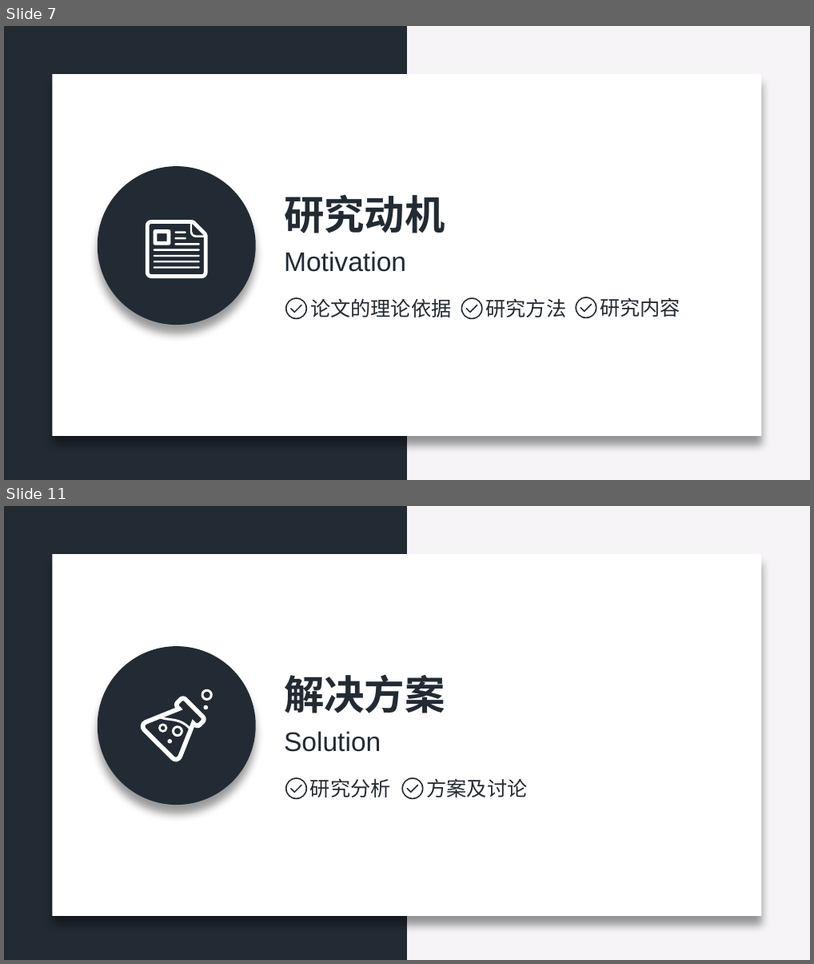
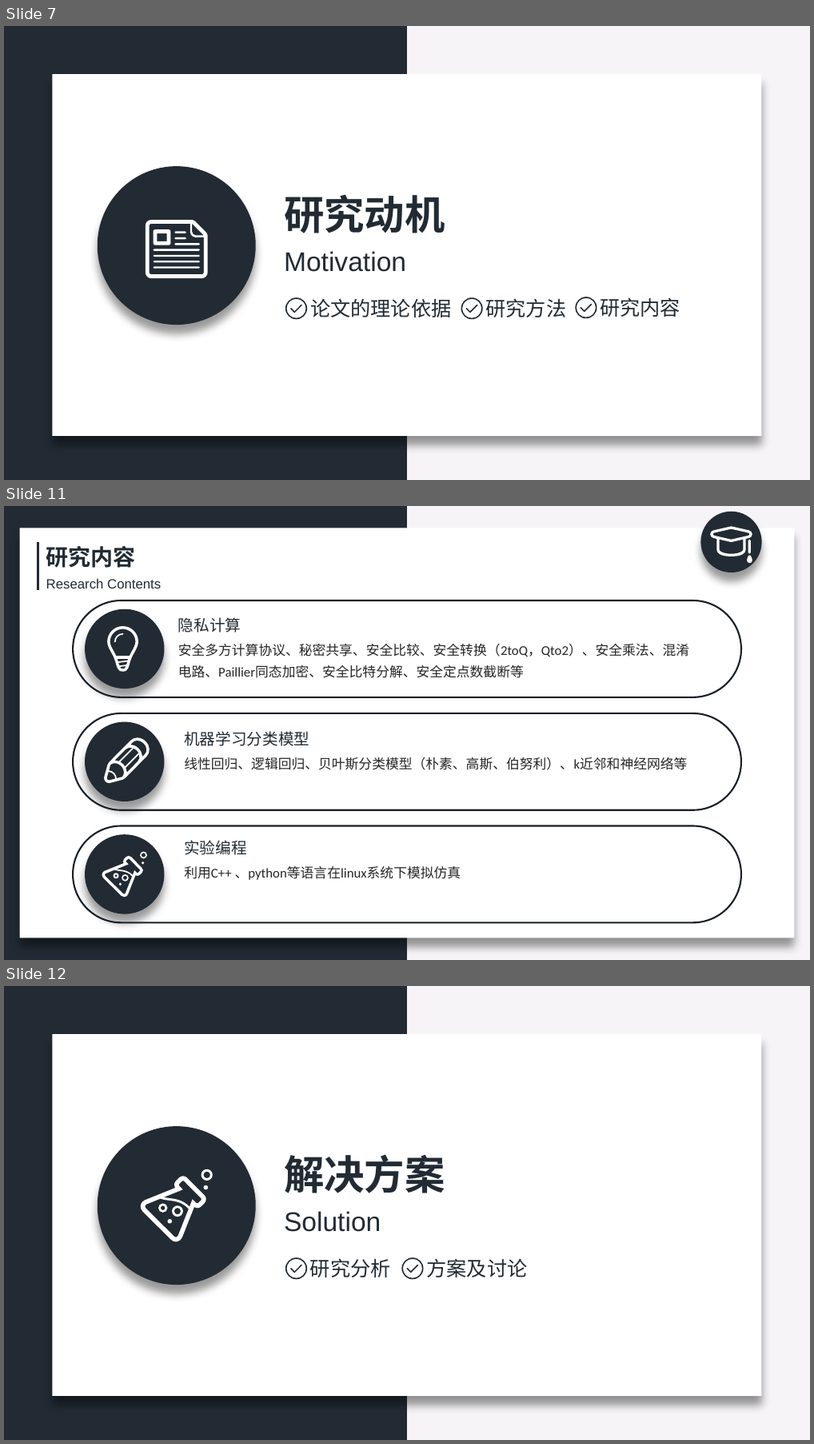
Before and after one commit to zeemeil/zeemeil.github.io, a slide deck: files/doctoral_dissertation_proposal.pptx. Shown one above the other, each under a label of ours: slides 7 and 11 before the commit, slides 7, 11 and 12 after it; the slides between them are not shown. The pictures are 814x964 and 814x1444 pixels, drawn with LibreOffice and Linux fonts; fonts in the diff are those of the drawing. Boxes give left, top, right and bottom in pixels: in the first picture for what was removed or moved away, otherwise in the second. Text is boxed around its words. In the diff, an @@ line names an element or a change of style, - is before the commit and + after.

```diff
--- a/files/doctoral_dissertation_proposal.pptx
+++ b/files/doctoral_dissertation_proposal.pptx
@@ slide 11 added at [4,506,810,960], background #F6F4F7; not listed: 1 template element that a slide beside it also shows @@
@@ rectangle added at [20,528,795,937], fill #FFFFFF @@
@@ line added from (38, 542) to (38, 591), #222B34 2.25 pt @@
@@ text added at [46,546,136,568], 20 pt, text #222B34, bold @@
+研究内容
@@ group added at [701,512,762,573]: 3 freeform shapes, 1 ellipse @@
@@ text added at [46,579,161,588], 12 pt, text #222B34 @@
+Research Contents
@@ rounded rectangle added at [73,600,741,697], outline #192026 1.5 pt @@
@@ ellipse added at [85,609,165,689], fill #222B34 @@
@@ text added at [178,617,241,632], 14 pt, text #222B34 @@
+隐私计算
@@ freeform shape added at [107,626,138,672], fill #FFFFFF @@
@@ freeform shape added at [114,633,123,642], fill #FFFFFF @@
@@ text added at [178,644,690,678], 12 pt, text #262626 @@
+安全多方计算协议、秘密共享、安全比较、安全转换（2toQ，Qto2）、安全乘法、混淆电路、Paillier同态加密、安全比特分解、安全定点数截断等
@@ rounded rectangle added at [73,713,741,810], outline #192026 1.5 pt @@
@@ ellipse added at [85,722,165,802], fill #222B34 @@
@@ freeform shape added at [104,737,149,783], fill #FFFFFF @@
@@ text added at [184,731,310,746], 14 pt, text #222B34 @@
+机器学习分类模型
@@ text added at [184,757,687,770], 12 pt, text #262626 @@
+线性回归、逻辑回归、贝叶斯分类模型（朴素、高斯、伯努利）、k近邻和神经网络等
@@ rounded rectangle added at [73,825,741,922], outline #192026 1.5 pt @@
@@ ellipse added at [85,834,165,914], fill #222B34 @@
@@ text added at [184,840,246,855], 14 pt, text #222B34 @@
+实验编程
@@ group added at [102,851,147,896]: 6 freeform shapes @@
@@ text added at [184,866,462,880], 12 pt, text #262626 @@
+利用C++ 、python等语言在linux系统下模拟仿真
@@ what was slide 11 is now slide 12 @@
```
Also in this commit, not shown: 3 slides changed, 4 other slides added, 4 slides removed, 2 other files.
